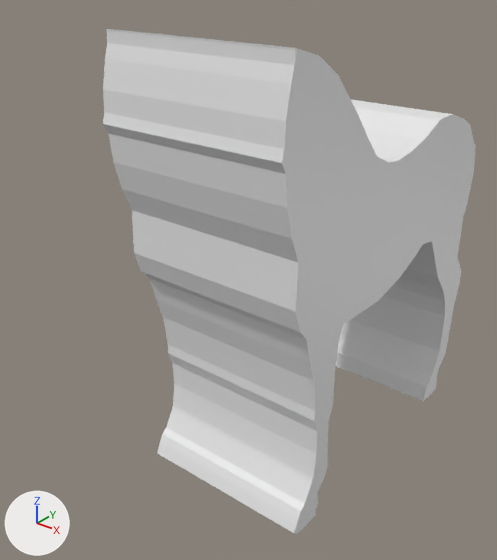
The Blender file working/subahu/horse/horse.blend as it was, and as the next commit left it.
Camera for both pictures: a 50 mm camera at (3.91, -7.96, 3.01) aimed at (-0.28, -2.71, -0.25). The axes (+X, +Y, +Z) are drawn at lower left. The lights are the same throughout.
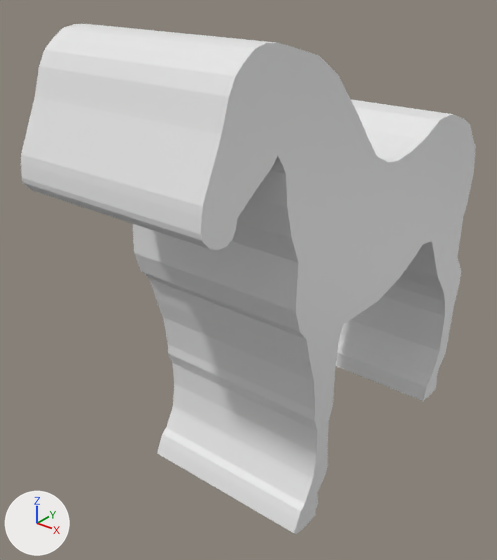
Commit message: horse model inti complete

What differs and where, as boxes (x1, y1, x2, y2) in the pictures (497 x 560 px):
```json
{"object": "Cube", "change": "reshaped", "before": [103, 29, 476, 534], "after": [21, 24, 476, 534], "on screen": "22% wider"}
{"part": 1, "of": "me_cube", "change": "built on", "before": [103, 29, 296, 163], "after": [21, 24, 296, 250]}
```

The change, as JSON lines over the scene's bpy script:
```json
{"block": "me_cube", "where": "# used by ob_cube; location = (0.0, -1.91, 0.65)"}
{"op": "remove", "block": "me_cube", "code": "me_cube.from_pydata(...)  # 600 vertices, 572 faces; spans x 0.0..1.0, y -2.01..2.03, z -3.14..1.71"}
{"op": "add", "block": "me_cube", "code": "me_cube.from_pydata(...)  # 768 vertices, 740 faces; spans x 0.0..1.0, y -2.91..2.03, z -3.14..1.77"}
{"block": "me_cube", "change": "me_cube part 1"}
{"block": "me_cube", "change": "6 faces are deleted"}
{"block": "me_cube", "change": "139 vertices are added at x 0.0..1.0, y -2.91..-2.03, z 0.45..1.77"}
{"block": "me_cube", "change": "29 new vertices lie (1.0, 0.0, 0.0) away from vertices in x 0.0, y -2.91..-2.03, z 0.45..1.77"}
{"block": "me_cube", "change": "174 new faces join them"}
```
